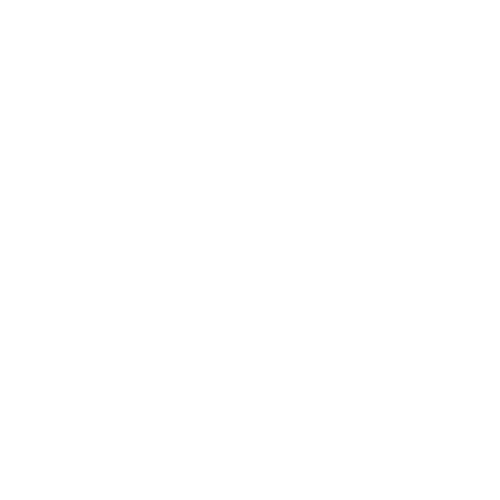
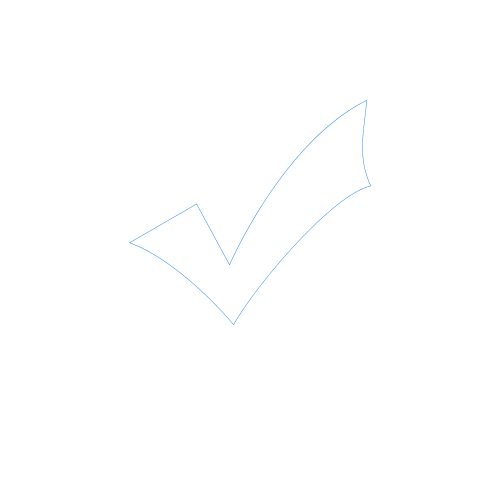
Two versions of the same layered image (500x500). Layer-by-layer changes:
hid "Rounded Rectangle 1", painted on it over 129, 123, 371, 324
added layer "Shape 2" above "Surveys" over 129, 100, 371, 325
